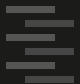
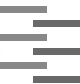
Layered file, before and after one edit (80 × 84). Changes by layer:
removed layer "frame11" over [0, 0, 80, 84]
painted on "frame10" over [0, 0, 80, 84]
